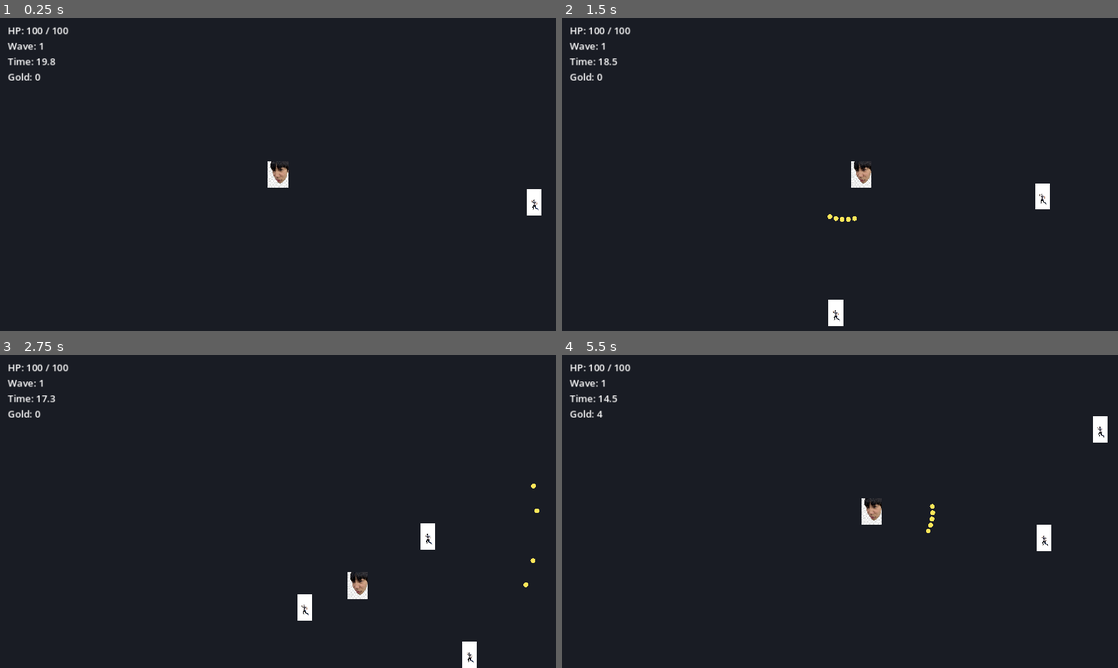
Above: before the commit, frames 1-4 (two rows, left to right).
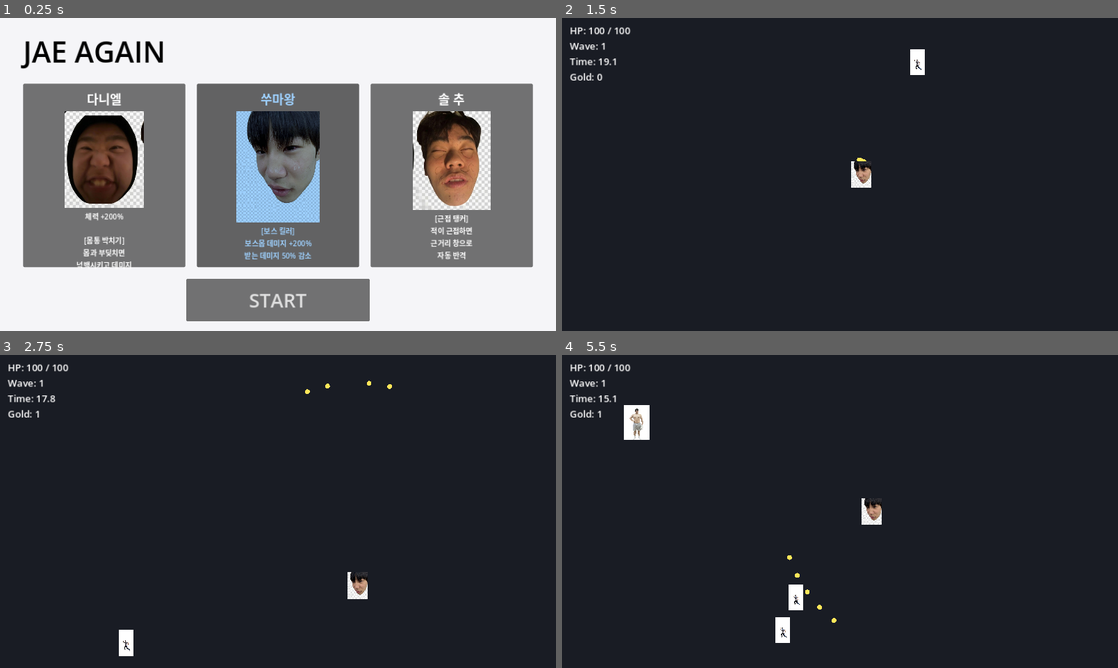
Above: after the commit, the same moments.

Repository: enrode63/-BROTATO
Game: Godot game, scene res://scenes/character_select.tscn
The game is run twice, just before and just after one commit, with the same random seed, the same clock (stepped at 60 frames per second) and the same inputs. Before the commit the project starts from res://scenes/main.tscn.
Inputs (mouse positions are in pixels of both pictures, inside the frame that each line leads up to):
- Up to frame 1 (0.25 s): no input
- Up to frame 2 (1.5 s): click (840, 299) at 0.5 s, where only the run after the commit has a clickable "START"; tap Enter at 1.25, 1.35 s; hold Right from 1.28 s (still down)
- Up to frame 3 (2.75 s): tap Space at 1.52, 1.82, 2.27, 2.57 s; tap Keypad Enter at 1.55, 2.1 s; release Right at 2.03 s; hold S from 2.03 s (still down); tap R at 2.3 s
- Up to frame 4 (5.5 s): release S at 2.78 s; hold Right 2.78-3.53 s; hold R 2.78-3.53 s; tap Space at 3.05, 3.6, 3.77, 4.07, 4.52, 4.82, 5.27 s; hold W 3.53-4.28 s; tap Enter at 3.8, 4.35 s; hold Left from 4.28 s (still down); tap Keypad Enter at 4.55, 5.1 s; tap R at 5.3 s

The runs differ from the first frame. In frame 1, 98% of the frame differs, in the area x 0-100%, y 0-100%; in frame 2, 0.7%; in frame 3, 1.0%; in frame 4, 1.5%.

Commit message:
Add JAE AGAIN character select + per-character abilities (Daniel bodyslam, etc.)
Co-Authored-By: Claude Opus 4.8 <noreply@anthropic.com>

Diff:
--- a/project.godot
+++ b/project.godot
@@ -6,7 +6,7 @@
 [application]
 
 config/name="BROTATO"
-run/main_scene="res://scenes/main.tscn"
+run/main_scene="res://scenes/character_select.tscn"
 config/features=PackedStringArray("4.3", "GL Compatibility")
 config/icon="res://icon.svg"
 
--- /dev/null
+++ b/scenes/character_select.tscn
@@ -0,0 +1,10 @@
+[gd_scene load_steps=2 format=3]
+
+[ext_resource type="Script" path="res://scripts/character_select.gd" id="1_select"]
+
+[node name="CharacterSelect" type="Control"]
+layout_mode = 3
+anchors_preset = 15
+anchor_right = 1.0
+anchor_bottom = 1.0
+script = ExtResource("1_select")
--- a/scenes/main.tscn
+++ b/scenes/game.tscn
@@ -2,5 +2,5 @@
 
 [ext_resource type="Script" path="res://scripts/main.gd" id="1_main"]
 
-[node name="Main" type="Node2D"]
+[node name="Game" type="Node2D"]
 script = ExtResource("1_main")
--- /dev/null
+++ b/scripts/character_select.gd
@@ -0,0 +1,131 @@
+extends Control
+## Start screen: pick a character (photo + ability), then press START to play.
+
+var _chars: Array = []
+var _cards: Array = []
+var _selected: int = 0
+
+
+func _ready() -> void:
+	_chars = Characters.all()
+	_selected = Characters.index_of(GameState.selected_character_id)
+	_build_ui()
+	_refresh_selection()
+
+
+func _build_ui() -> void:
+	var bg := ColorRect.new()
+	bg.color = Color(0.96, 0.96, 0.97)
+	bg.set_anchors_preset(Control.PRESET_FULL_RECT)
+	bg.mouse_filter = Control.MOUSE_FILTER_IGNORE
+	add_child(bg)
+
+	var margin := MarginContainer.new()
+	margin.set_anchors_preset(Control.PRESET_FULL_RECT)
+	margin.add_theme_constant_override("margin_left", 48)
+	margin.add_theme_constant_override("margin_right", 48)
+	margin.add_theme_constant_override("margin_top", 28)
+	margin.add_theme_constant_override("margin_bottom", 28)
+	add_child(margin)
+
+	var col := VBoxContainer.new()
+	col.add_theme_constant_override("separation", 24)
+	margin.add_child(col)
+
+	var title := Label.new()
+	title.text = "JAE AGAIN"
+	title.add_theme_font_size_override("font_size", 60)
+	title.add_theme_color_override("font_color", Color.BLACK)
+	col.add_child(title)
+
+	var row := HBoxContainer.new()
+	row.add_theme_constant_override("separation", 24)
+	row.alignment = BoxContainer.ALIGNMENT_CENTER
+	row.size_flags_vertical = Control.SIZE_EXPAND_FILL
+	col.add_child(row)
+
+	for i in _chars.size():
+		row.add_child(_make_card(_chars[i], i))
+
+	var start := Button.new()
+	start.text = "START"
+	start.add_theme_font_size_override("font_size", 40)
+	start.custom_minimum_size = Vector2(380, 88)
+	start.size_flags_horizontal = Control.SIZE_SHRINK_CENTER
+	start.pressed.connect(_on_start_pressed)
+	col.add_child(start)
+
+
+func _make_card(c: Dictionary, index: int) -> Button:
+	var card := Button.new()
+	card.toggle_mode = true
+	card.custom_minimum_size = Vector2(230, 380)
+	card.size_flags_horizontal = Control.SIZE_EXPAND_FILL
+	card.pressed.connect(func() -> void: _on_card_pressed(index))
+	_cards.append(card)
+
+	var box := VBoxContainer.new()
+	box.set_anchors_preset(Control.PRESET_FULL_RECT)
+	box.offset_left = 12
+	box.offset_top = 12
+	box.offset_right = -12
+	box.offset_bottom = -12
+	box.mouse_filter = Control.MOUSE_FILTER_IGNORE
+	box.add_theme_constant_override("separation", 6)
+	card.add_child(box)
+
+	var name_lbl := Label.new()
+	name_lbl.text = c["name"]
+	name_lbl.add_theme_font_size_override("font_size", 26)
+	name_lbl.horizontal_alignment = HORIZONTAL_ALIGNMENT_CENTER
+	name_lbl.mouse_filter = Control.MOUSE_FILTER_IGNORE
+	box.add_child(name_lbl)
+
+	var pic := TextureRect.new()
+	pic.texture = load(c["texture"])
+	pic.expand_mode = TextureRect.EXPAND_IGNORE_SIZE
+	pic.stretch_mode = TextureRect.STRETCH_KEEP_ASPECT_CENTERED
+	pic.custom_minimum_size = Vector2(0, 200)
+	pic.size_flags_vertical = Control.SIZE_EXPAND_FILL
+	pic.mouse_filter = Control.MOUSE_FILTER_IGNORE
+	box.add_child(pic)
+
+	var desc := Label.new()
+	desc.text = c["ability"]
+	desc.add_theme_font_size_override("font_size", 15)
+	desc.horizontal_alignment = HORIZONTAL_ALIGNMENT_CENTER
+	desc.autowrap_mode = TextServer.AUTOWRAP_WORD_SMART
+	desc.mouse_filter = Control.MOUSE_FILTER_IGNORE
+	box.add_child(desc)
+
+	return card
+
+
+func _on_card_pressed(index: int) -> void:
+	_selected = index
+	_refresh_selection()
+
+
+func _refresh_selection() -> void:
+	for i in _cards.size():
+		var picked := i == _selected
+		_cards[i].button_pressed = picked
+		_cards[i].modulate = Color(0.62, 0.82, 1.0) if picked else Color.WHITE
+
+
+func _on_start_pressed() -> void:
+	GameState.selected_character_id = _chars[_selected]["id"]
+	get_tree().change_scene_to_file("res://scenes/game.tscn")
+
+
+func _unhandled_key_input(event: InputEvent) -> void:
+	if event is InputEventKey and event.pressed and not event.echo:
+		match event.keycode:
+			KEY_LEFT, KEY_A:
+				_selected = (_selected - 1 + _cards.size()) % _cards.size()
+				_refresh_selection()
+			KEY_RIGHT, KEY_D:
+				_selected = (_selected + 1) % _cards.size()
+				_refresh_selection()
+			KEY_ENTER, KEY_KP_ENTER, KEY_SPACE:
+				_on_start_pressed()
--- /dev/null
+++ b/scripts/characters.gd
@@ -0,0 +1,64 @@
+class_name Characters
+extends RefCounted
+## Playable character definitions. One dictionary per character; the player and
+## the select screen both read from here so there is a single source of truth.
+
+const BASE_HEALTH := 100
+
+
+static func all() -> Array:
+	return [
+		{
+			"id": "daniel",
+			"name": "다니엘",
+			"texture": "res://assets/player_daniel.png",
+			"ability": "체력 +200%\n\n[몸통 박치기]\n몹과 부딪치면\n넉백시키고 데미지",
+			"health_mult": 3.0,
+			"damage_taken_mult": 1.0,
+			"boss_damage_mult": 1.0,
+			"bodyslam": true,
+			"bodyslam_damage": 12,
+			"bodyslam_knockback": 340.0,
+			"spear_counter": false,
+		},
+		{
+			"id": "ssumawang",
+			"name": "쑤마왕",
+			"texture": "res://assets/player_ssumawang.png",
+			"ability": "[보스 킬러]\n보스몹 데미지 +200%\n받는 데미지 50% 감소",
+			"health_mult": 1.0,
+			"damage_taken_mult": 0.5,
+			"boss_damage_mult": 3.0,
+			"bodyslam": false,
+			"spear_counter": false,
+		},
+		{
+			"id": "solchu",
+			"name": "솔 추",
+			"texture": "res://assets/player_solchu.png",
+			"ability": "[근접 탱커]\n적이 근접하면\n근거리 창으로\n자동 반격",
+			"health_mult": 1.4,
+			"damage_taken_mult": 1.0,
+			"boss_damage_mult": 1.0,
+			"bodyslam": false,
+			"spear_counter": true,
+			"spear_damage": 22,
+			"spear_range": 98.0,
+			"spear_cooldown": 0.45,
+		},
+	]
+
+
+static func get_by_id(id: String) -> Dictionary:
+	for c in all():
+		if c["id"] == id:
+			return c
+	return all()[1]  # default: 쑤마왕
+
+
+static func index_of(id: String) -> int:
+	var list := all()
+	for i in list.size():
+		if list[i]["id"] == id:
+			return i
+	return 1
--- a/scripts/enemy.gd
+++ b/scripts/enemy.gd
@@ -13,10 +13,13 @@
 @export var texture_path: String = ""
 @export var sprite_height: float = 48.0
 
+const KNOCKBACK_DECAY := 900.0
+
 var health: int = 20
 var _player: Node2D = null
 var _attack_cooldown: float = 0.0
 var _has_sprite: bool = false
+var _knockback: Vector2 = Vector2.ZERO
 
 
 func _ready() -> void:
@@ -50,14 +53,19 @@
 		_player = get_tree().get_first_node_in_group("player")
 		return
 	var to_player := _player.global_position - global_position
-	velocity = to_player.normalized() * move_speed
+	velocity = to_player.normalized() * move_speed + _knockback
 	move_and_slide()
+	_knockback = _knockback.move_toward(Vector2.ZERO, KNOCKBACK_DECAY * delta)
 
 	_attack_cooldown -= delta
 	if to_player.length() <= body_radius + 18.0 and _attack_cooldown <= 0.0:
 		if _player.has_method("take_damage"):
 			_player.take_damage(contact_damage)
 		_attack_cooldown = 0.6
+
+
+func apply_knockback(impulse: Vector2) -> void:
+	_knockback = impulse
 
 
 func take_damage(amount: int) -> void:
--- a/scripts/game_state.gd
+++ b/scripts/game_state.gd
@@ -9,6 +9,8 @@
 var gold: int = 0
 var xp: int = 0
 var wave: int = 0
+## Chosen on the character-select screen; read by the player on game start.
+var selected_character_id: String = "ssumawang"
 
 
 func add_gold(amount: int) -> void:
--- a/scripts/player.gd
+++ b/scripts/player.gd
@@ -6,26 +6,62 @@
 signal died
 signal health_changed(current: int, maximum: int)
 
+const BASE_MAX_HEALTH := 100
+
 @export var move_speed: float = 220.0
 @export var max_health: int = 100
 @export var body_radius: float = 14.0
 ## Face/body image drawn for the player. Height on screen is [member sprite_height].
 @export var texture_path: String = "res://assets/player_ssumawang.png"
 @export var sprite_height: float = 56.0
+## Which character to become. Empty -> read GameState.selected_character_id.
+@export var character_id: String = ""
 
 ## Rectangle the player is confined to. Set by Main after instancing.
 var bounds: Rect2 = Rect2(Vector2.ZERO, Vector2(1152, 648))
 var health: int = 100
 var _alive: bool = true
 
+# --- Character ability state (filled by _apply_character) ---
+var boss_damage_mult: float = 1.0
+var _damage_taken_mult: float = 1.0
+var _bodyslam: bool = false
+var _bodyslam_damage: int = 0
+var _bodyslam_knockback: float = 0.0
+var _bodyslam_cd: float = 0.0
+var _spear_counter: bool = false
+var _spear_damage: int = 0
+var _spear_range: float = 0.0
+var _spear_cooldown: float = 0.5
+var _spear_cd_left: float = 0.0
+var _spear_flash: float = 0.0
+var _spear_angle: float = 0.0
+
 
 func _ready() -> void:
+	_apply_character()
 	health = max_health
 	add_to_group("player")
 	_build_collision()
 	_build_sprite()
 	_attach_weapons()
 	health_changed.emit(health, max_health)
+
+
+func _apply_character() -> void:
+	var id := character_id if character_id != "" else GameState.selected_character_id
+	var c := Characters.get_by_id(id)
+	texture_path = c["texture"]
+	max_health = int(round(BASE_MAX_HEALTH * float(c["health_mult"])))
+	_damage_taken_mult = float(c["damage_taken_mult"])
+	boss_damage_mult = float(c["boss_damage_mult"])
+	_bodyslam = c.get("bodyslam", false)
+	_bodyslam_damage = int(c.get("bodyslam_damage", 0))
+	_bodyslam_knockback = float(c.get("bodyslam_knockback", 0.0))
+	_spear_counter = c.get("spear_counter", false)
+	_spear_damage = int(c.get("spear_damage", 0))
+	_spear_range = float(c.get("spear_range", 0.0))
+	_spear_cooldown = float(c.get("spear_cooldown", 0.5))
 
 
 func _build_sprite() -> void:
@@ -55,7 +91,7 @@
 	add_child(CutterWeapon.new())
 
 
-func _physics_process(_delta: float) -> void:
+func _physics_process(delta: float) -> void:
 	if not _alive:
 		return
 	velocity = _input_direction() * move_speed
@@ -63,6 +99,70 @@
 	# Keep the player inside the arena.
 	global_position.x = clampf(global_position.x, bounds.position.x + body_radius, bounds.end.x - body_radius)
 	global_position.y = clampf(global_position.y, bounds.position.y + body_radius, bounds.end.y - body_radius)
+
+	if _bodyslam:
+		_update_bodyslam(delta)
+	if _spear_counter:
+		_update_spear_counter(delta)
+
+
+## 다니엘: 몹과 부딪치면 넉백 + 데미지.
+func _update_bodyslam(delta: float) -> void:
+	_bodyslam_cd -= delta
+	if _bodyslam_cd > 0.0:
+		return
+	var hit := false
+	for e in get_tree().get_nodes_in_group("enemy"):
+		if not is_instance_valid(e):
+			continue
+		var off: Vector2 = e.global_position - global_position
+		var reach: float = body_radius + float(e.body_radius) + 8.0
+		if off.length() <= reach:
+			if e.has_method("apply_knockback"):
+				e.apply_knockback(off.normalized() * _bodyslam_knockback)
+			if e.has_method("take_damage"):
+				e.take_damage(_bodyslam_damage)
+			hit = true
+	if hit:
+		_bodyslam_cd = 0.3
+
+
+## 솔추: 적이 근접하면 자동으로 창 반격.
+func _update_spear_counter(delta: float) -> void:
+	_spear_cd_left -= delta
+	if _spear_cd_left > 0.0:
+		return
+	var target := _nearest_enemy_within(_spear_range)
+	if target == null:
+		return
+	var dir: Vector2 = target.global_position - global_position
+	target.take_damage(_spear_damage)
+	if target.has_method("apply_knockback"):
+		target.apply_knockback(dir.normalized() * 150.0)
+	_spear_cd_left = _spear_cooldown
+	_spear_flash = 0.12
+	_spear_angle = dir.angle()
+	queue_redraw()
+
+
+func _nearest_enemy_within(radius: float) -> Node2D:
+	var nearest: Node2D = null
+	var best := radius
+	for e in get_tree().get_nodes_in_group("enemy"):
+		if not is_instance_valid(e):
+			continue
+		var d: float = global_position.distance_to(e.global_position)
+		if d <= best:
+			best = d
+			nearest = e
+	return nearest
+
+
+func _process(delta: float) -> void:
+	if _spear_flash > 0.0:
+		_spear_flash -= delta
+		if _spear_flash <= 0.0:
+			queue_redraw()
 
 
 func _input_direction() -> Vector2:
@@ -81,7 +181,8 @@
 func take_damage(amount: int) -> void:
 	if not _alive:
 		return
-	health = max(0, health - amount)
+	var dmg := max(0, int(round(amount * _damage_taken_mult)))
+	health = max(0, health - dmg)
 	health_changed.emit(health, max_health)
 	queue_redraw()
 	if health <= 0:
@@ -92,3 +193,7 @@
 func _draw() -> void:
 	# Soft shadow under the sprite for a bit of depth.
 	draw_circle(Vector2(0, body_radius * 0.6), body_radius, Color(0, 0, 0, 0.25))
+	# 솔추 창 반격 이펙트.
+	if _spear_flash > 0.0:
+		var tip := Vector2.RIGHT.rotated(_spear_angle) * _spear_range
+		draw_line(Vector2.ZERO, tip, Color(0.95, 0.95, 0.98, 0.8), 4.0)
Not shown, changed: README.md
